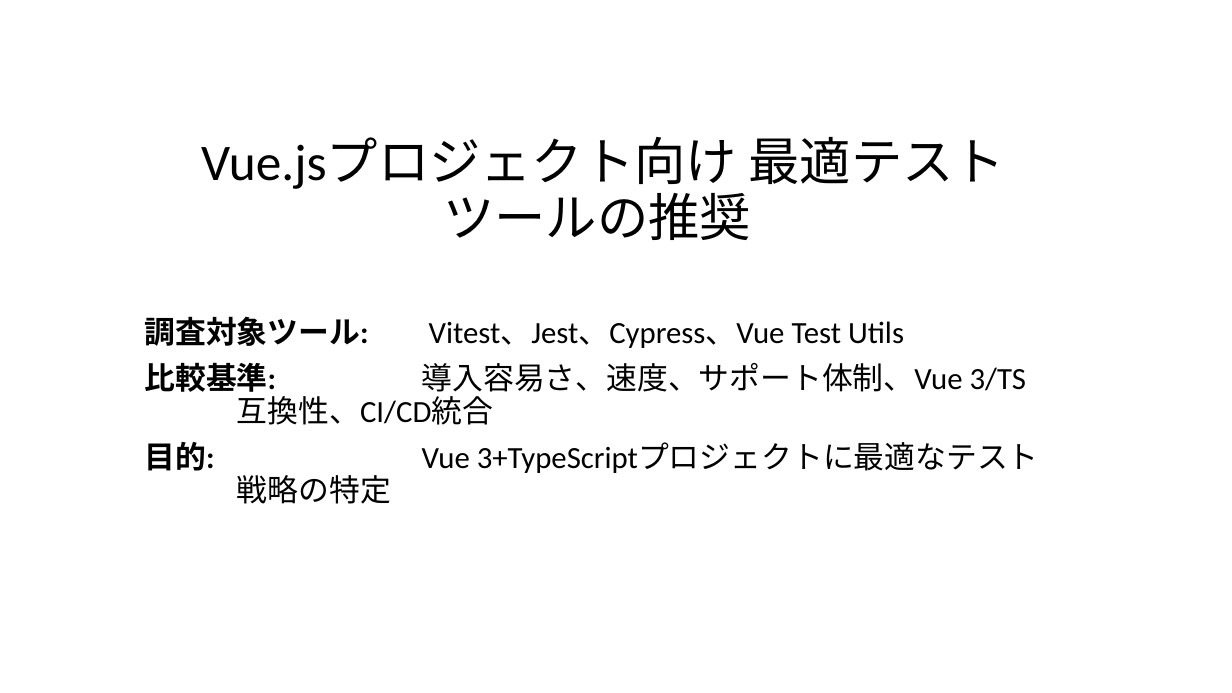
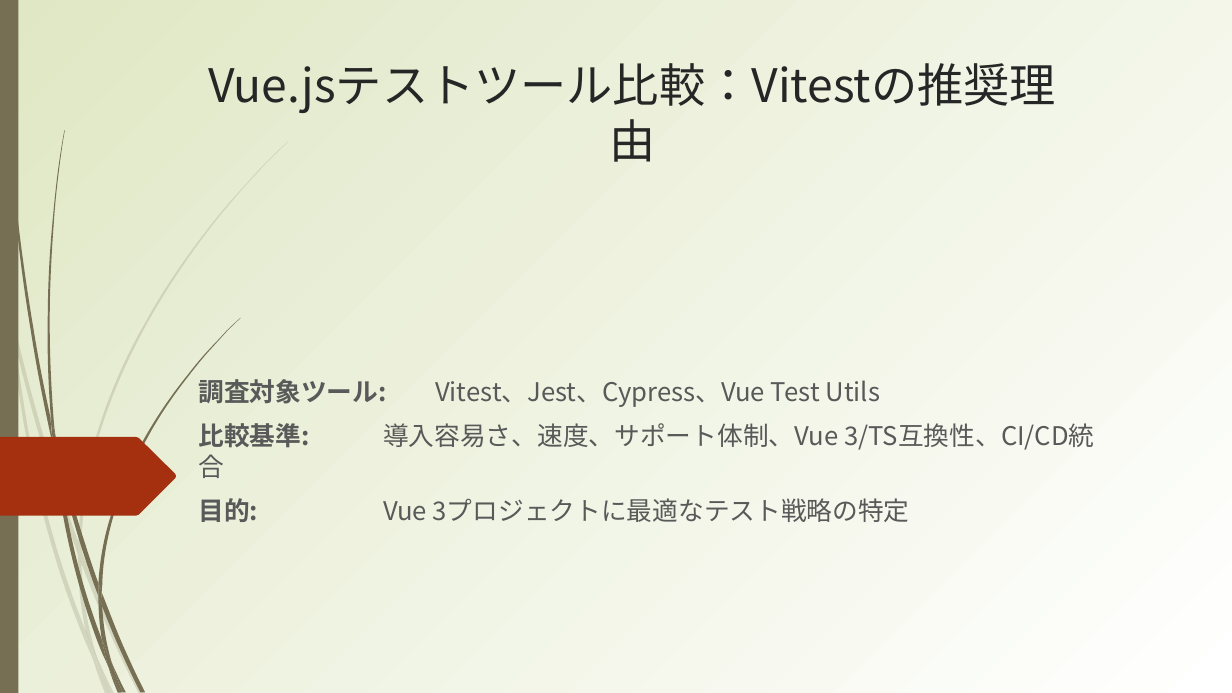
Before and after one commit to bishaloec/Vue-Test-Tools, a slide deck: slide 1 of src/tools/Vue.jsプロジェクト向け 最適テストツールの推奨.pptx. Drawn at 1232x693 pixels with LibreOffice and Linux fonts; fonts in the diff are those of the drawing. Boxes give left, top, right and bottom in pixels: in the first picture for what was removed or moved away, otherwise in the second. Text is boxed around its words. In the diff, an @@ line names an element or a change of style, - is before the commit and + after.

```diff
--- a/src/tools/Vue.jsプロジェクト向け 最適テストツールの推奨.pptx
+++ b/src/tools/Vue.jsプロジェクト向け 最適テストツールの推奨.pptx
@@ background #FFFFFF to gradient #FFFFFF to #DFE8C4 @@
@@ rectangle added at bbox=[0, 0, 18, 693], fill #766F54 @@
@@ title at bbox=[209, 63, 1056, 113]: text changed; size 40 to 36 pt; font Calibri to Noto Sans CJK JP; text colour #000000 to #262626 @@
-Vue.jsプロジェクト向け 最適テストツールの推奨
+Vue.jsテストツール比較：Vitestの推奨理由
@@ subtitle "調査対象ツール: Vitest、Jest、Cypress、Vue Test Utils": place and size @@
-subtitle "調査対象ツール: Vitest、Jest、Cypress、Vue Test Utils" at bbox=[144, 316, 1039, 504]
+subtitle "調査対象ツール: Vitest、Jest、Cypress、Vue Test Utils" at bbox=[198, 379, 1094, 522]
@@ subtitle at bbox=[198, 379, 881, 407]: size 24 to 20 pt, font Calibri to Noto Sans CJK JP, text colour #000000 to #595959 in "調査対象ツール: Vitest、Jest、Cypress、Vue Test Utils"; line spacing 0.9 to 1 @@
@@ freeform shape added at bbox=[0, 437, 177, 516], fill #A53010 @@
@@ subtitle at bbox=[198, 423, 1094, 522]: text changed; size 24 to 20 pt; font Calibri to Noto Sans CJK JP; text colour #000000 to #595959 @@
-比較基準: 導入容易さ、速度、サポート体制、Vue 3/TS 互換性、CI/CD統合
-目的: Vue 3+TypeScriptプロジェクトに最適なテスト 戦略の特定
+比較基準: 導入容易さ、速度、サポート体制、Vue 3/TS互換性、CI/CD統合
+目的: Vue 3プロジェクトに最適なテスト戦略の特定
@@ group added at bbox=[0, 141, 288, 693]: 10 freeform shapes @@
@@ group added at bbox=[3, 0, 240, 693]: 12 freeform shapes @@
```
Also in this commit, not shown: 2 other slides changed, 1 slide removed, 11 other files.
